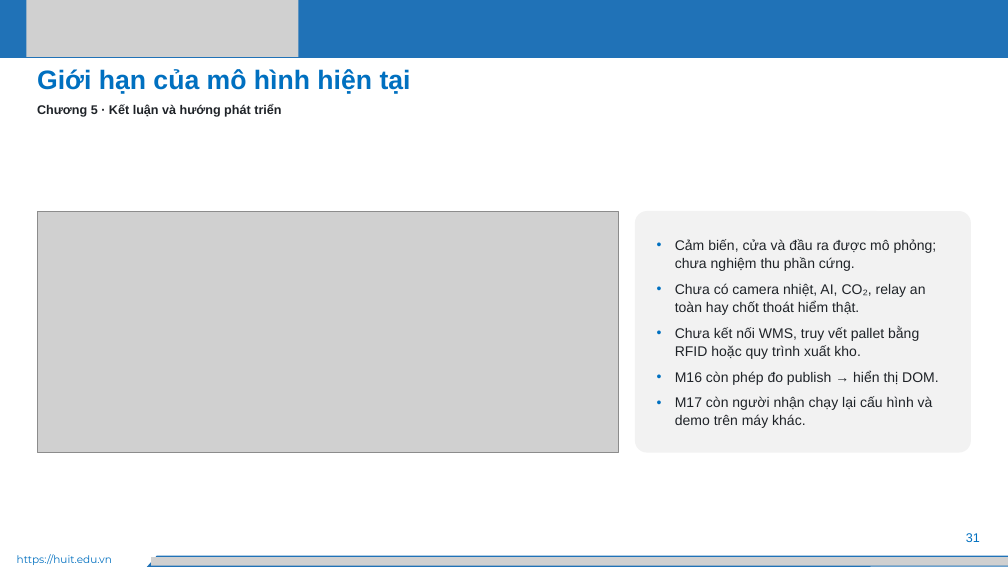
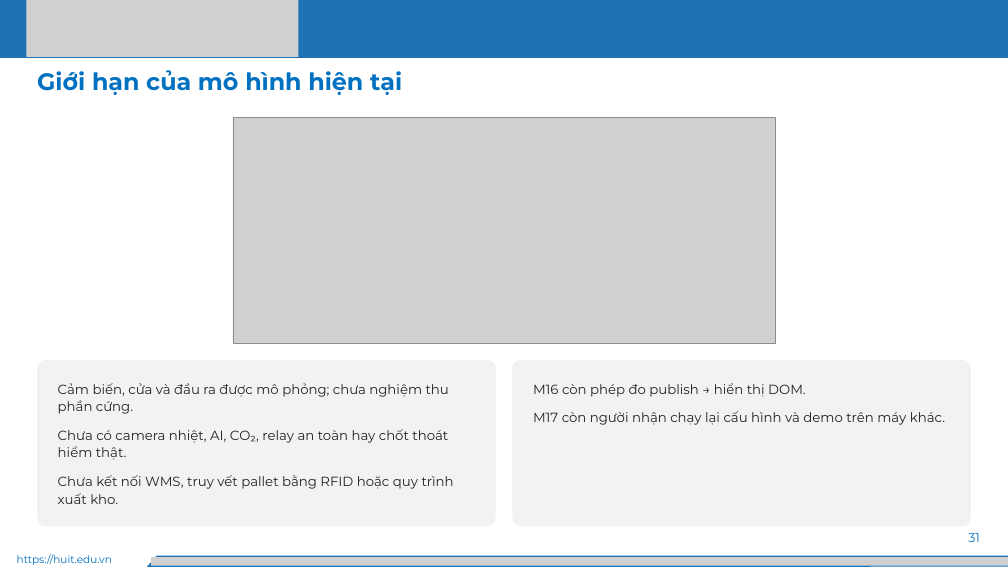
Before and after one commit to Huuloc123456/khoguard-iot, a slide deck: slide 31 of docs/slides/KhoGuard-thuyet-trinh.pptx. Drawn at 1008x567 pixels with LibreOffice and Linux fonts; fonts in the diff are those of the drawing; grey boxes stand for pictures. Boxes give left, top, right and bottom in pixels: in the first picture for what was removed or moved away, otherwise in the second. Text is boxed around its words. In the diff, an @@ line names an element or a change of style, - is before the commit and + after.

```diff
--- a/docs/slides/KhoGuard-thuyet-trinh.pptx
+++ b/docs/slides/KhoGuard-thuyet-trinh.pptx
@@ text "Giới hạn của mô hình ..." at box(37, 70, 402, 95): size 38 to 34 pt, font Arial to Montserrat @@
@@ text removed at box(37, 104, 281, 117) @@
-Chương 5 · Kết luận và hướng phát triển
@@ picture: place and size @@
-picture at box(37, 211, 618, 453)
+picture at box(233, 117, 775, 343)
@@ rounded rectangle "Cảm biến, cửa và đầu ...": place and size @@
-rounded rectangle "Cảm biến, cửa và đầu ..." at box(635, 211, 971, 453)
+rounded rectangle "Cảm biến, cửa và đầu ..." at box(37, 360, 496, 526)
@@ rounded rectangle "Cảm biến, cửa và đầu ..." at box(37, 360, 496, 526): size 20 to 19 pt, font Arial to Montserrat; bullet • to none; line spacing 1.08 to 1.1; more space between paragraphs; vertical alignment middle to top @@
@@ rounded rectangle added at box(513, 360, 971, 526), fill #F2F2F2, 19 pt, text #1F2328 @@
+M16 còn phép đo publish → hiển thị DOM.
+M17 còn người nhận chạy lại cấu hình và demo trên máy khác.
@@ text in rounded rectangle at box(675, 370, 939, 428): paragraphs removed @@
-• M16 còn phép đo publish → hiển thị DOM.
-• M17 còn người nhận chạy lại cấu hình và demo trên máy khác.
@@ text "31" at box(968, 533, 980, 542): font Arial to Montserrat @@
```
Also in this commit, not shown: 32 other slides changed, 7 other files.
